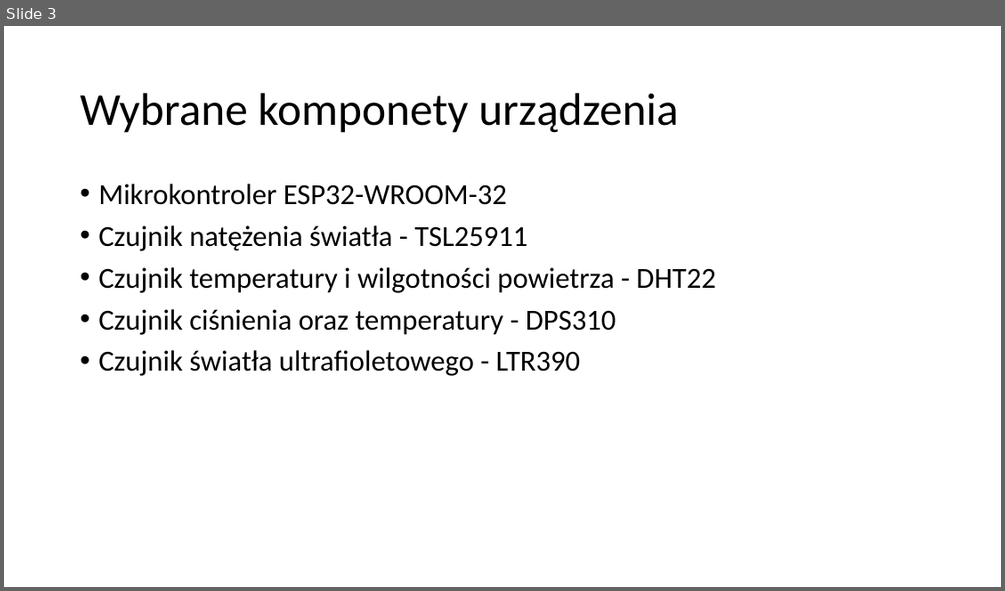
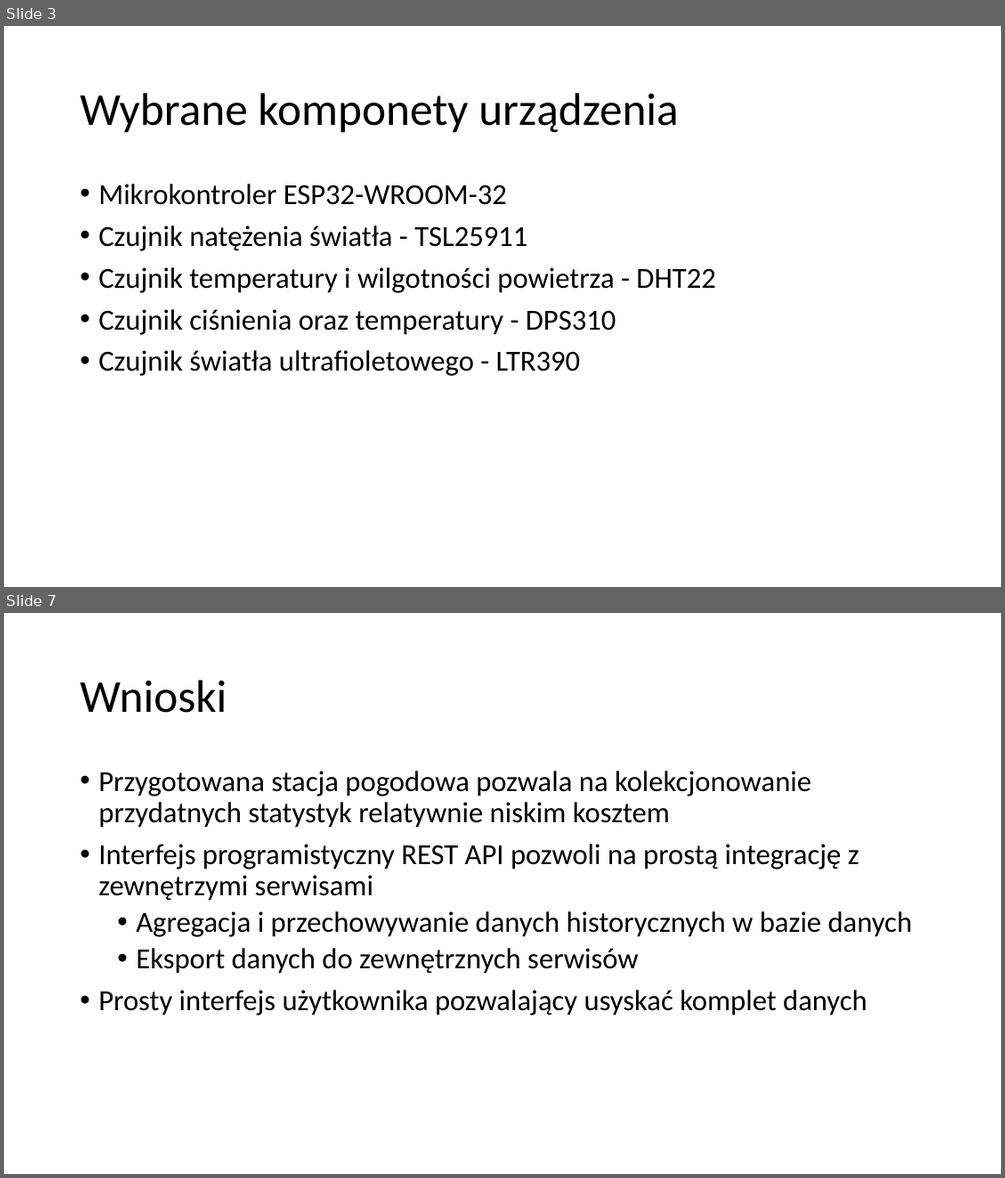
Before and after one commit to l7ssha/prac_inz, a slide deck: presentation-prac-inz.pptx. Shown one above the other, each under a label of ours: slide 3 before the commit, slides 3 and 7 after it; the slides between them are not shown. The pictures are 1005x591 and 1005x1178 pixels, drawn with LibreOffice and Linux fonts; fonts in the diff are those of the drawing. Boxes give left, top, right and bottom in pixels: in the first picture for what was removed or moved away, otherwise in the second. Text is boxed around its words. In the diff, an @@ line names an element or a change of style, - is before the commit and + after.

Commit message:
Program WIP

```diff
--- a/presentation-prac-inz.pptx
+++ b/presentation-prac-inz.pptx
@@ slide 7 added at [4, 613, 1001, 1174], background #FFFFFF @@
@@ title added at [80, 680, 226, 713], 44 pt, text #000000 @@
+Wnioski
@@ text added at [98, 771, 913, 1015], 28 pt, text #000000 @@
+• Przygotowana stacja pogodowa pozwala na kolekcjonowanie przydatnych statystyk relatywnie niskim kosztem
+• Interfejs programistyczny REST API pozwoli na prostą integrację z zewnętrzymi serwisami
+  • Agregacja i przechowywanie danych historycznych w bazie danych
+  • Eksport danych do zewnętrznych serwisów
+• Prosty interfejs użytkownika pozwalający usyskać komplet danych
```
Also in this commit, not shown: 1 slide changed, 3 other slides added, 1 slide removed, 6 other files.
